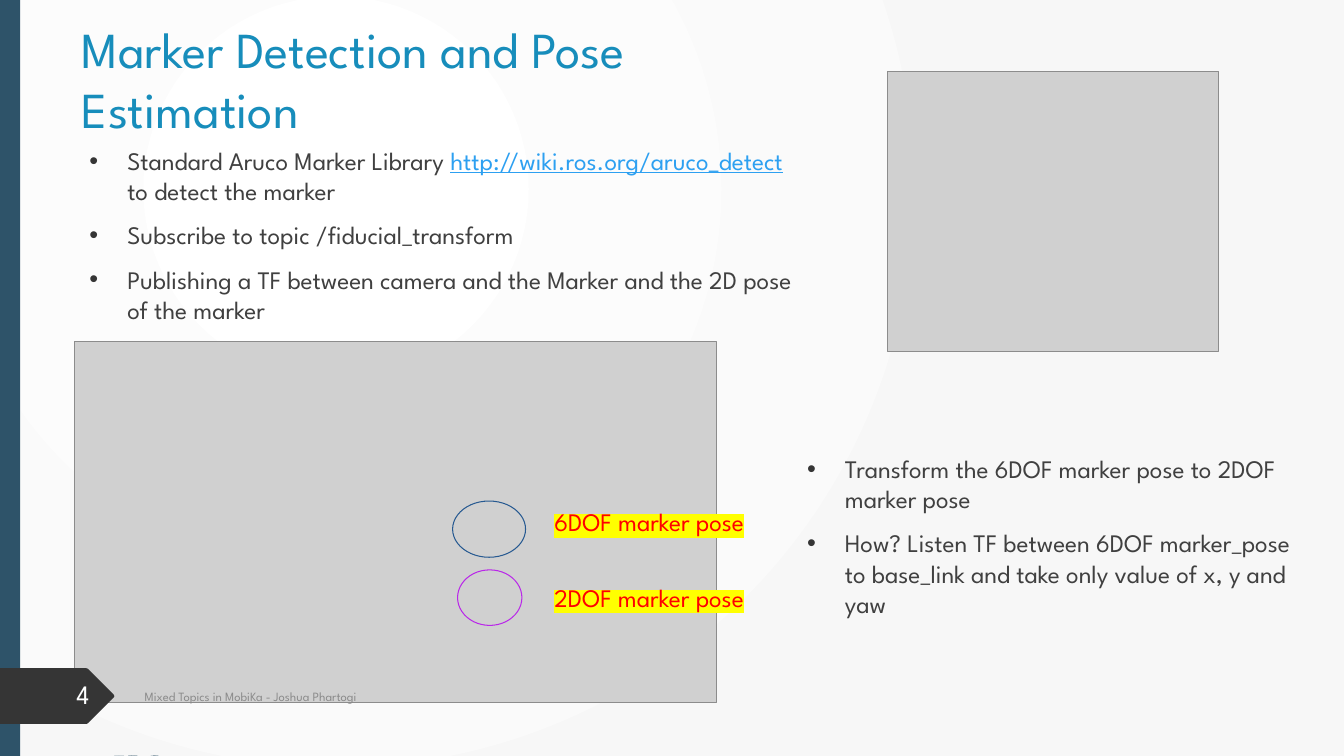
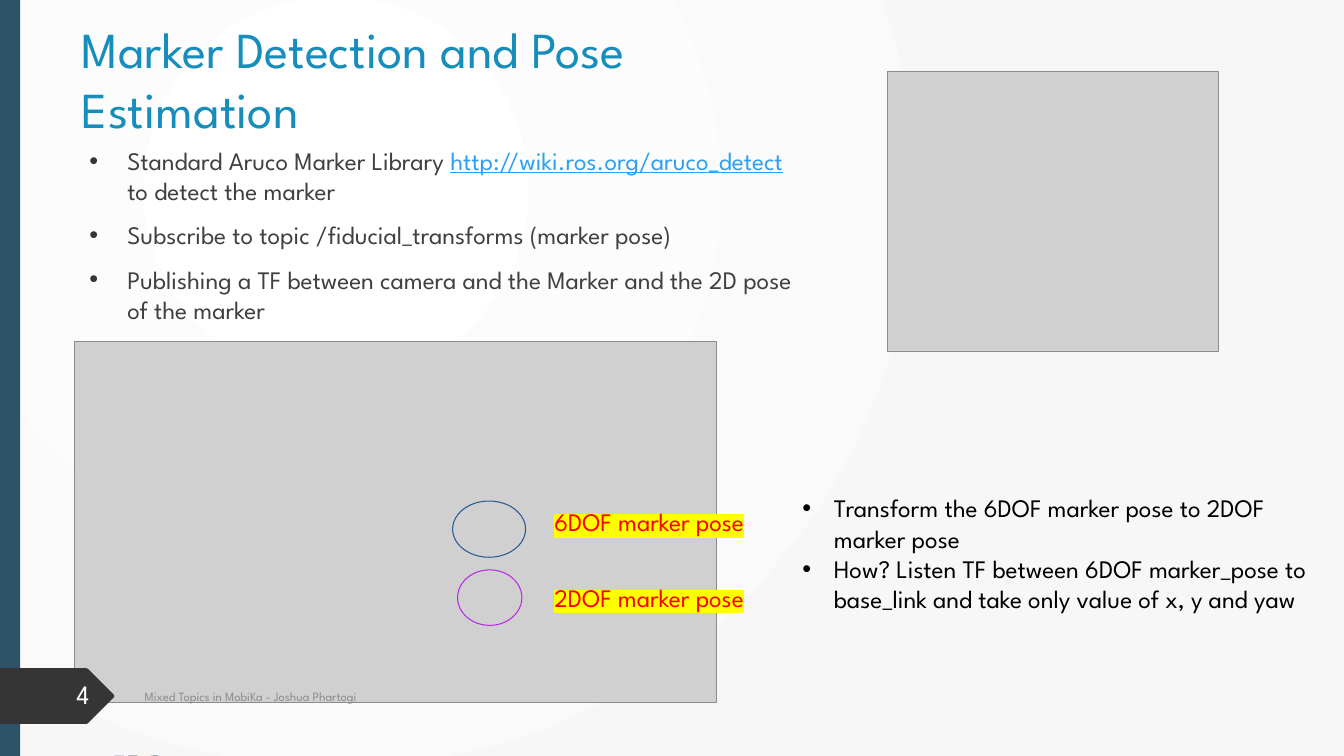
Before and after one commit to Jphartogi/Ipa_final_presentation, a slide deck: slide 4 of Internship Presentation.pptx. Drawn at 1344x756 pixels with LibreOffice and Linux fonts; fonts in the diff are those of the drawing; grey boxes stand for pictures. Boxes give left, top, right and bottom in pixels: in the first picture for what was removed or moved away, otherwise in the second. Text is boxed around its words. In the diff, an @@ line names an element or a change of style, - is before the commit and + after.

```diff
--- a/Internship Presentation.pptx
+++ b/Internship Presentation.pptx
@@ text at box(127, 226, 671, 250): text changed @@
-• Subscribe to topic /fiducial_transform
+• Subscribe to topic /fiducial_transforms (marker pose)
@@ text "Transform the 6DOF marker pose ...": place and size @@
-text "Transform the 6DOF marker pose ..." at box(845, 460, 1290, 619)
+text "Transform the 6DOF marker pose ..." at box(834, 499, 1306, 614)
@@ text "Transform the 6DOF marker pose ..." at box(834, 499, 1306, 614): text colour #404040 to #000000; indent changed; less space between paragraphs @@
```
Also in this commit, not shown: 1 other slide changed.
